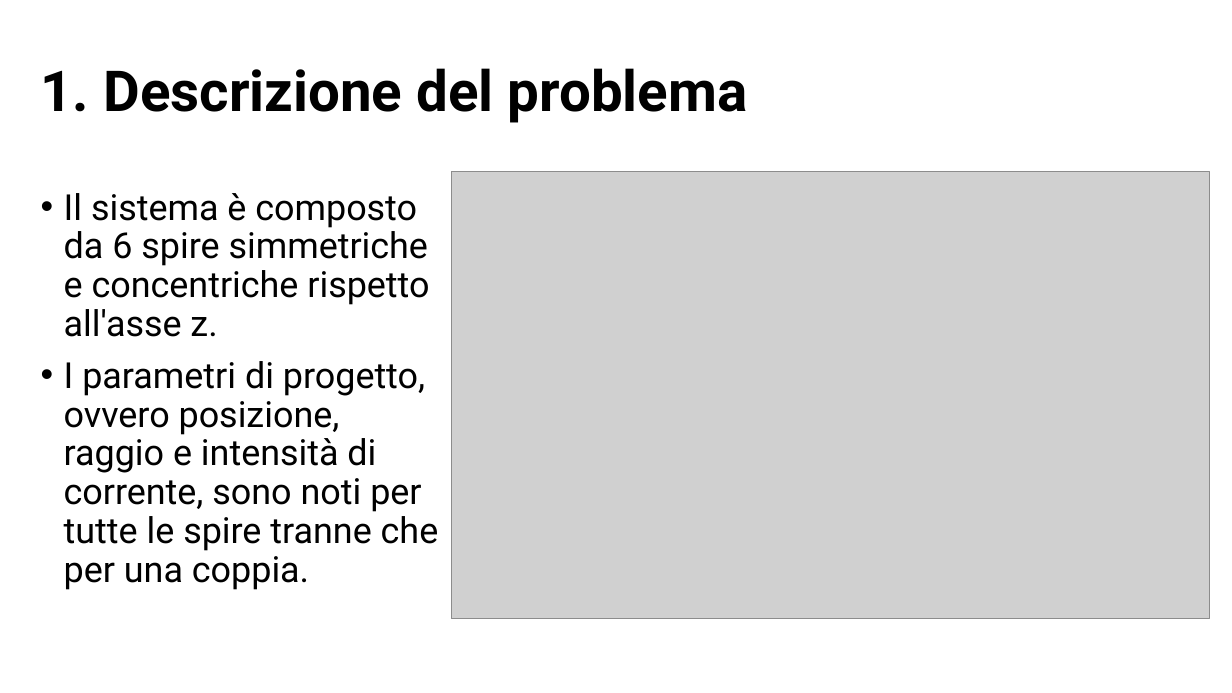
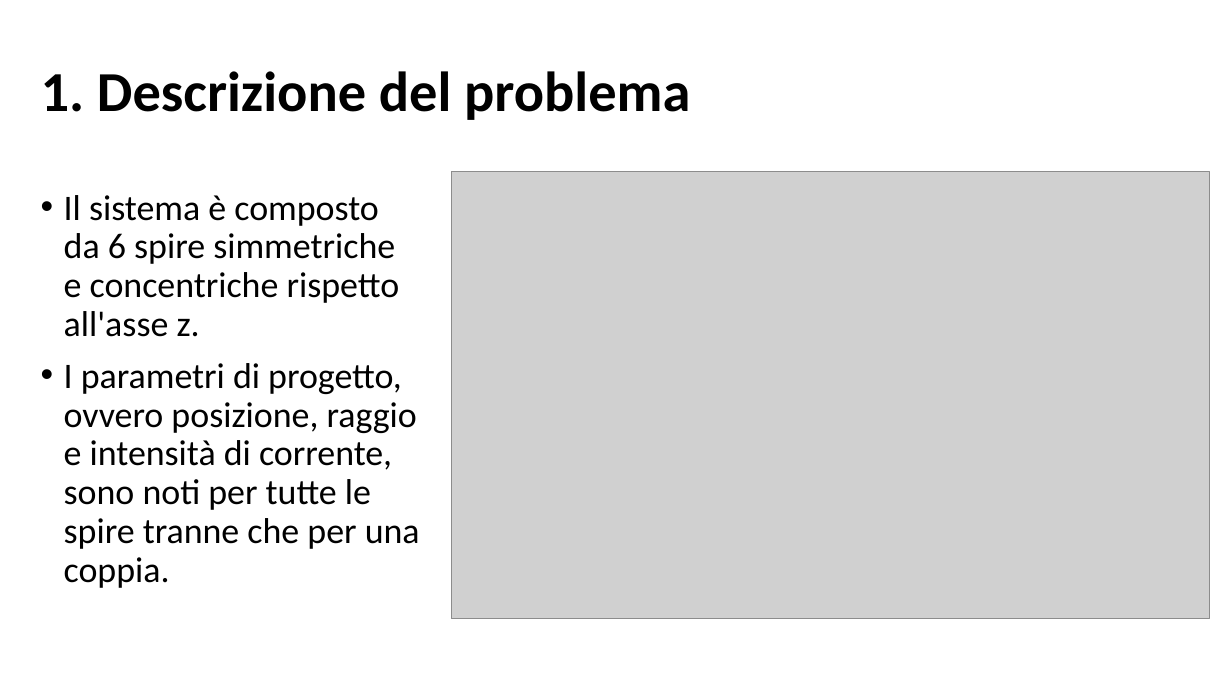
Before and after one commit to BernardoGiordano/NelderMeadMethod, a slide deck: slide 3 of presentazione progetto/Presentazione martone MOTT.pptx. Drawn at 1232x693 pixels with LibreOffice and Linux fonts; fonts in the diff are those of the drawing; grey boxes stand for pictures; background and template pictures are left out. Boxes give left, top, right and bottom in pixels: in the first picture for what was removed or moved away, otherwise in the second. Text is boxed around its words. In the diff, an @@ line names an element or a change of style, - is before the commit and + after.

```diff
--- a/presentazione progetto/Presentazione martone MOTT.pptx
+++ b/presentazione progetto/Presentazione martone MOTT.pptx
@@ title "1. Descrizione del problema" at [41, 71, 690, 120]: font Roboto to Calibri @@
@@ text "Il sistema è composto da ..." at [64, 195, 420, 588]: font Roboto to Calibri @@
```
Also in this commit, not shown: 6 other slides changed, 2 slides added, 2 slides removed.
